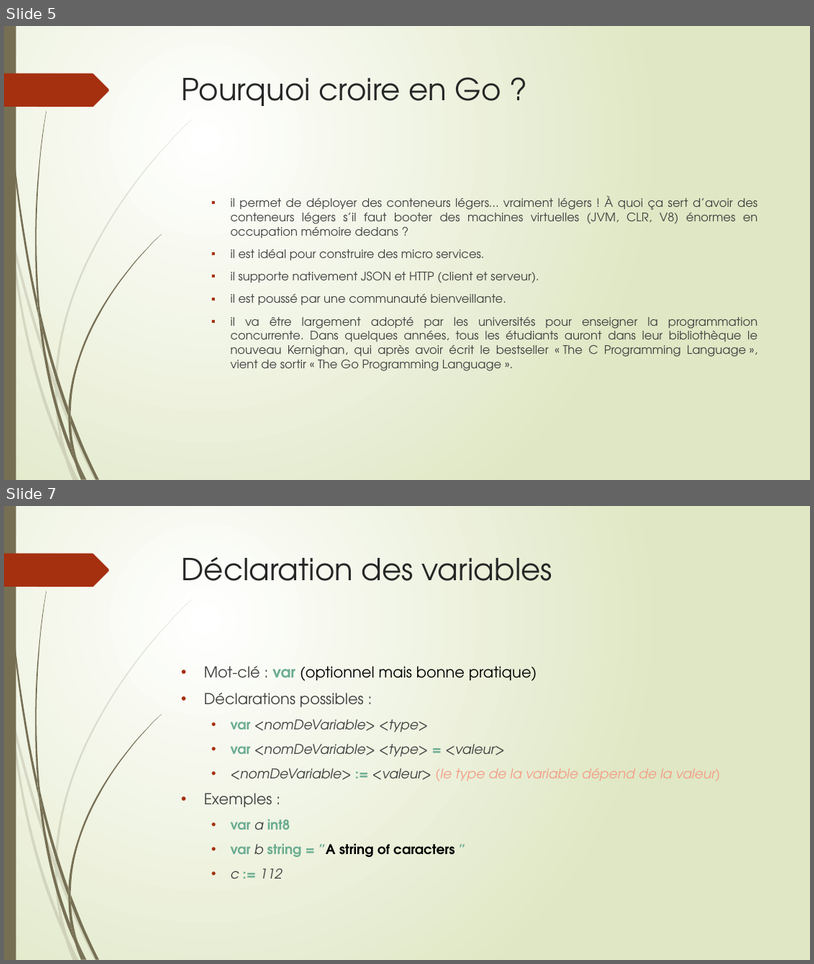
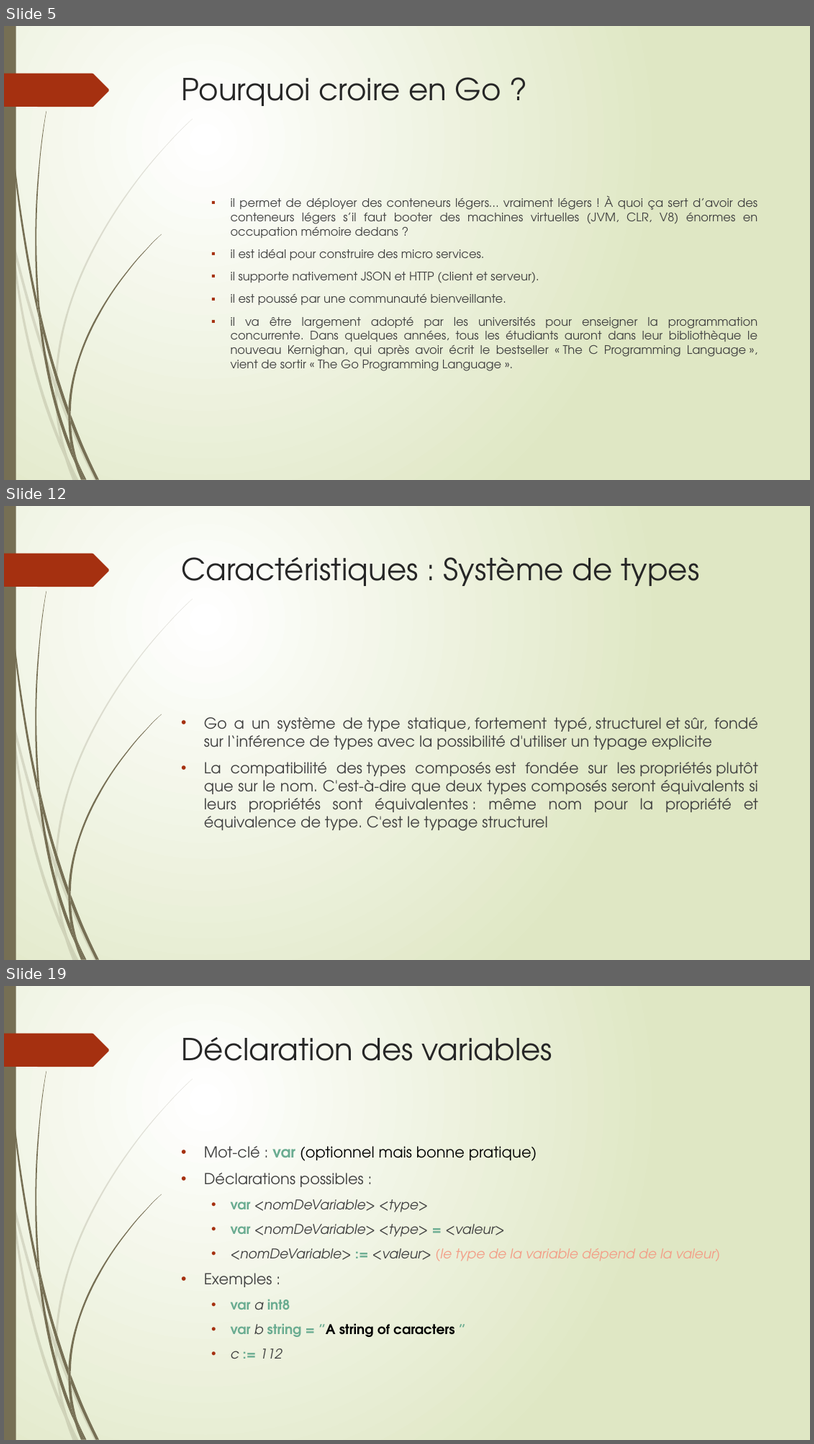
Before and after one commit to thierrydecker/learning-go, a slide deck: learning-go.pptx. Shown one above the other, each under a label of ours: slides 5 and 7 before the commit, slides 5, 12 and 19 after it; the slides between them are not shown. The pictures are 814x964 and 814x1444 pixels, drawn with LibreOffice and Linux fonts; fonts in the diff are those of the drawing. Boxes give left, top, right and bottom in pixels: in the first picture for what was removed or moved away, otherwise in the second. Text is boxed around its words. In the diff, an @@ line names an element or a change of style, - is before the commit and + after.

```diff
--- a/learning-go.pptx
+++ b/learning-go.pptx
@@ slide 12 added at [4, 506, 810, 960], background gradient #FFFFFF to #DFE8C4; not listed: 24 template elements that a slide beside it also shows @@
@@ title added at [182, 557, 700, 586], 36 pt, text #262626 @@
+Caractéristiques : Système de types
@@ text added at [204, 717, 759, 831], 18 pt, text #404040 @@
+• Go a un système de type statique, fortement typé, structurel et sûr, fondé sur l‘inférence de types avec la possibilité d'utiliser un typage explicite
+• La compatibilité des types composés est fondée sur les propriétés plutôt que sur le nom. C'est-à-dire que deux types composés seront équivalents si leurs propriétés sont équivalentes : même nom pour la propriété et équivalence de type. C'est le typage structurel
@@ what was slide 7 is now slide 19 @@
```
Also in this commit, not shown: 1 slide changed, 12 other slides added.
